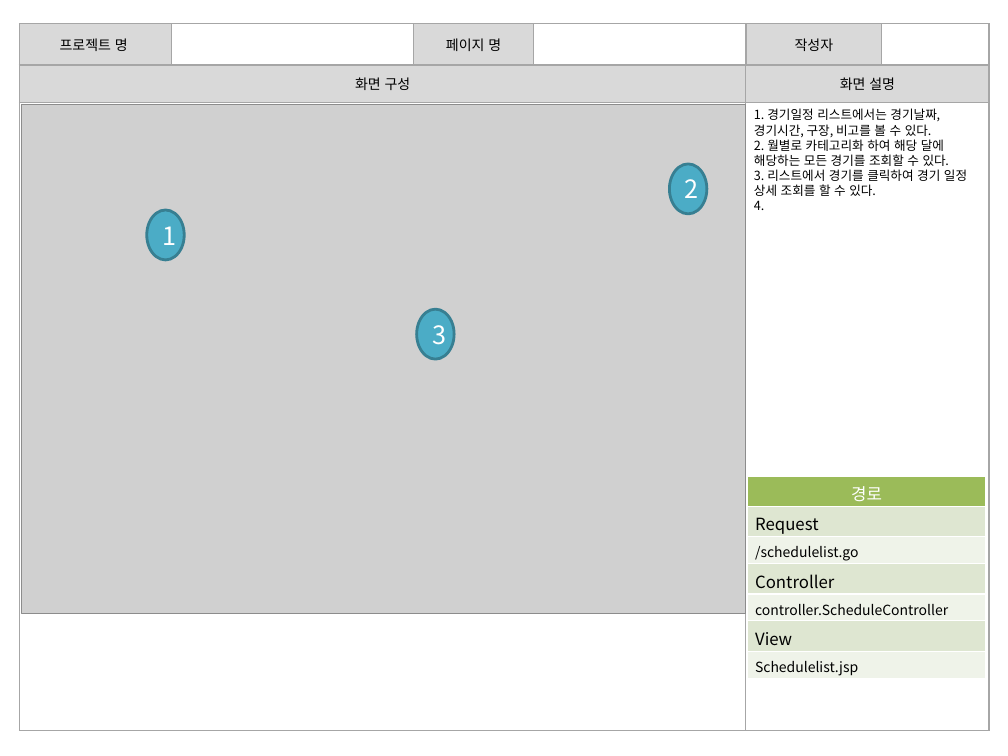
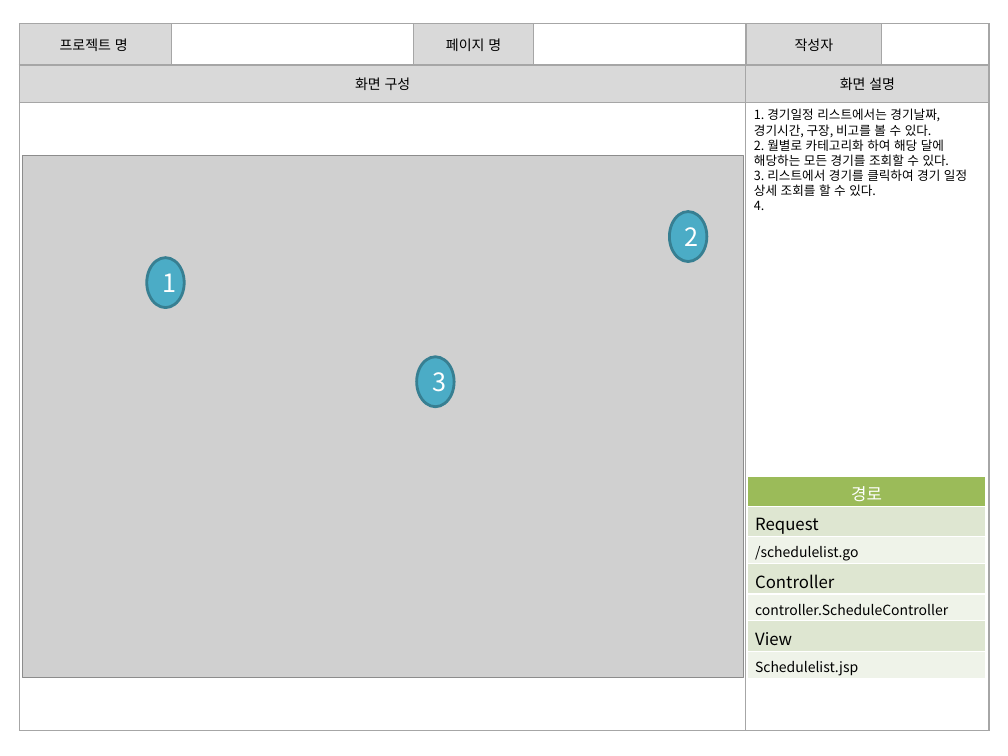
Before and after one commit to banana1531/ggs, a slide deck: slide 4 of doc/1.개인폴더/최현우/01. 스토리보드_경기일정.pptx. Drawn at 1008x756 pixels with LibreOffice and Linux fonts; fonts in the diff are those of the drawing; grey boxes stand for pictures. Boxes give left, top, right and bottom in pixels: in the first picture for what was removed or moved away, otherwise in the second. Text is boxed around its words. In the diff, an @@ line names an element or a change of style, - is before the commit and + after.

```diff
--- a/doc/1.개인폴더/최현우/01. 스토리보드_경기일정.pptx
+++ b/doc/1.개인폴더/최현우/01. 스토리보드_경기일정.pptx
@@ picture: place and size @@
-picture at box(22, 105, 746, 613)
+picture at box(22, 156, 744, 678)
@@ 3 ellipses: place and size @@
-3 ellipses at box(147, 164, 707, 360)
+3 ellipses at box(147, 212, 707, 407)
```
Also in this commit, not shown: 5 other slides changed.
